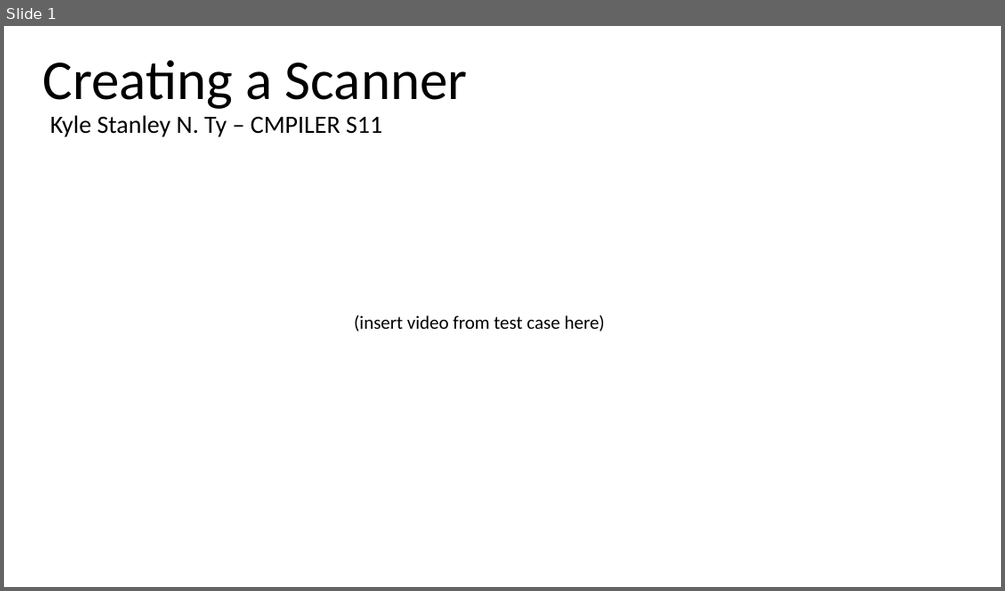
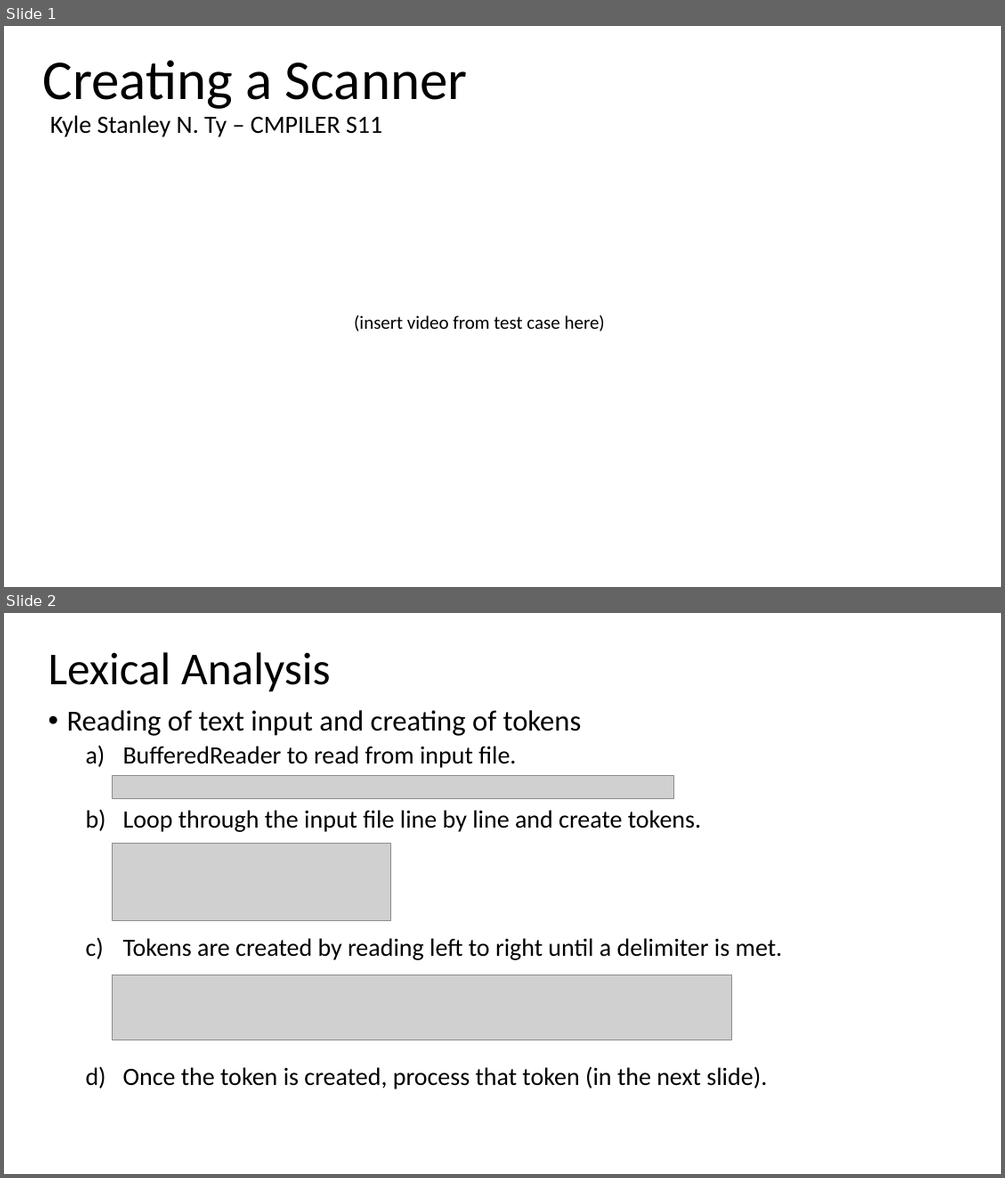
Before and after one commit to Jade03022/Scanner-Problem-Set, a slide deck: Creating a Scanner.pptx. Shown one above the other, each under a label of ours: slide 1 before the commit, slides 1 and 2 after it. The pictures are 1005x591 and 1005x1178 pixels, drawn with LibreOffice and Linux fonts; fonts in the diff are those of the drawing; grey boxes stand for pictures. Boxes give left, top, right and bottom in pixels: in the first picture for what was removed or moved away, otherwise in the second. Text is boxed around its words. In the diff, an @@ line names an element or a change of style, - is before the commit and + after.

```diff
--- a/Creating a Scanner.pptx
+++ b/Creating a Scanner.pptx
@@ slide 2 added at bbox=[4, 613, 1001, 1174], background #FFFFFF @@
@@ title added at bbox=[48, 652, 331, 692], 44 pt, text #000000 @@
+Lexical Analysis
@@ text added at bbox=[67, 710, 783, 1089], 24 pt, text #000000 @@
+• Reading of text input and creating of tokens
+  a) BufferedReader to read from input file.
+  b) Loop through the input file line by line and create tokens.
+  c) Tokens are created by reading left to right until a delimiter is met.
+  d) Once the token is created, process that token (in the next slide).
@@ picture added at bbox=[113, 776, 674, 798] @@
@@ picture added at bbox=[113, 843, 391, 920] @@
@@ picture added at bbox=[113, 975, 732, 1039] @@
```
Also in this commit, not shown: 1 slide changed, 3 other slides added, 3 slides removed.
